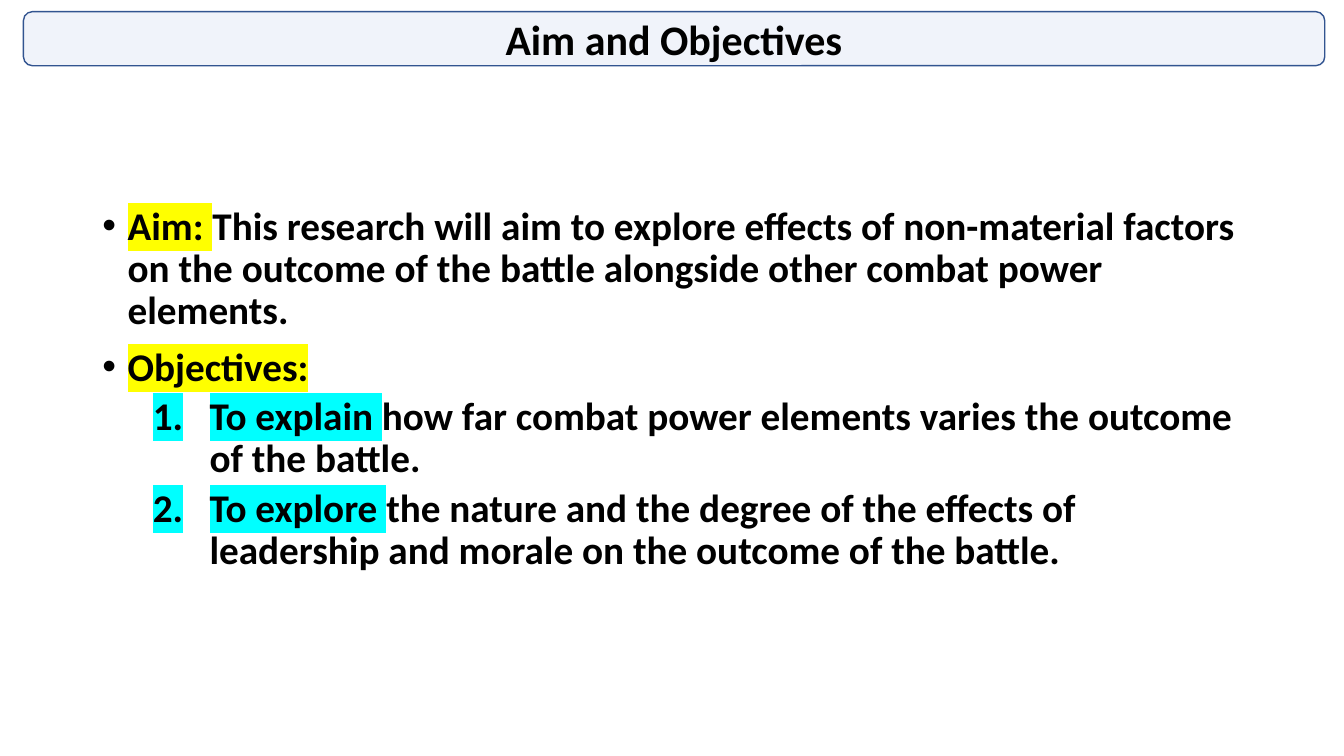
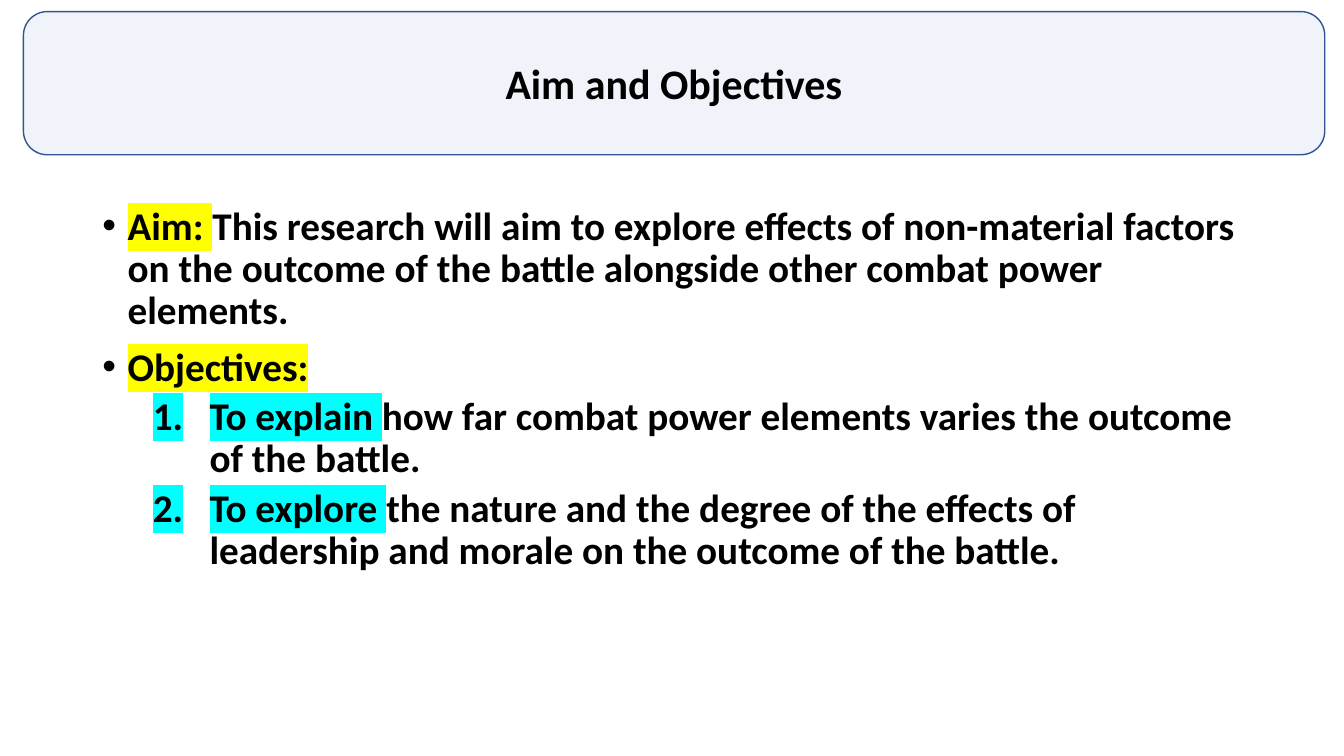
Before and after one commit to GurkanGitHub/PhD, a slide deck: slide 40 of PhD Discussion.pptx. Drawn at 1344x756 pixels with LibreOffice and Linux fonts; fonts in the diff are those of the drawing. Boxes give left, top, right and bottom in pixels: in the first picture for what was removed or moved away, otherwise in the second. Text is boxed around its words. In the diff, an @@ line names an element or a change of style, - is before the commit and + after.

```diff
--- a/PhD Discussion.pptx
+++ b/PhD Discussion.pptx
@@ rounded rectangle "Aim and Objectives": place and size @@
-rounded rectangle "Aim and Objectives" at bbox=[23, 12, 1325, 67]
+rounded rectangle "Aim and Objectives" at bbox=[23, 12, 1325, 155]
```
Also in this commit, not shown: 1 other slide changed, 1 slide added, 7 slides removed, 5 other files.
